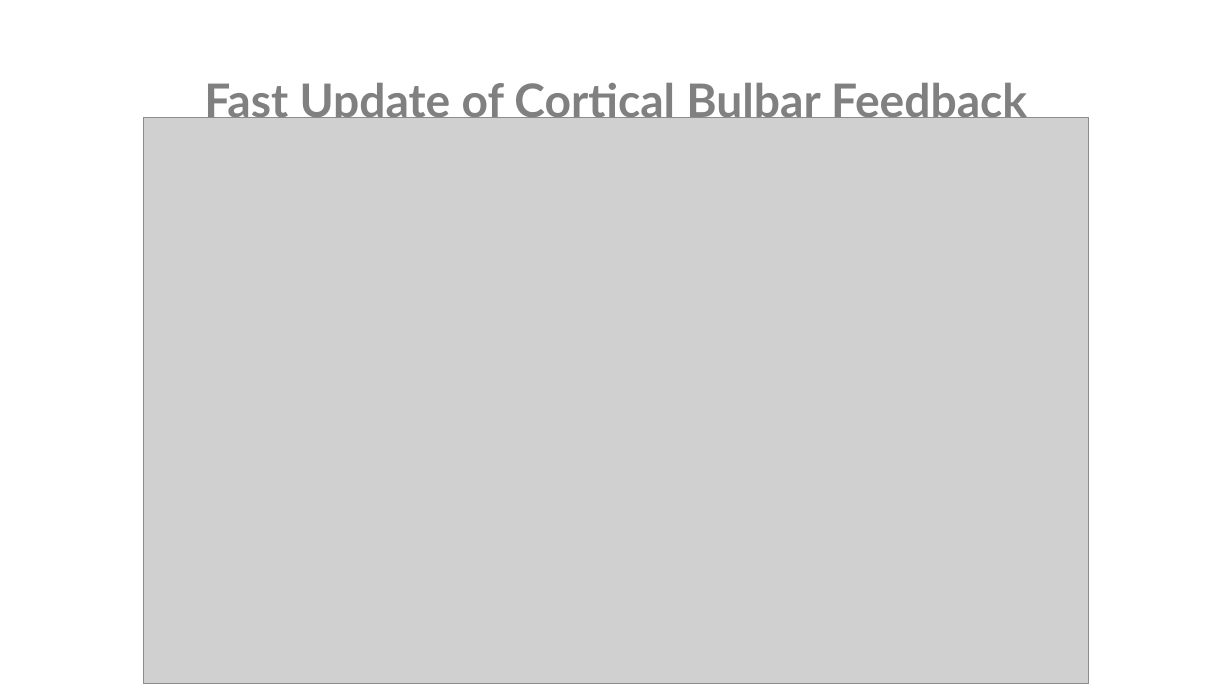
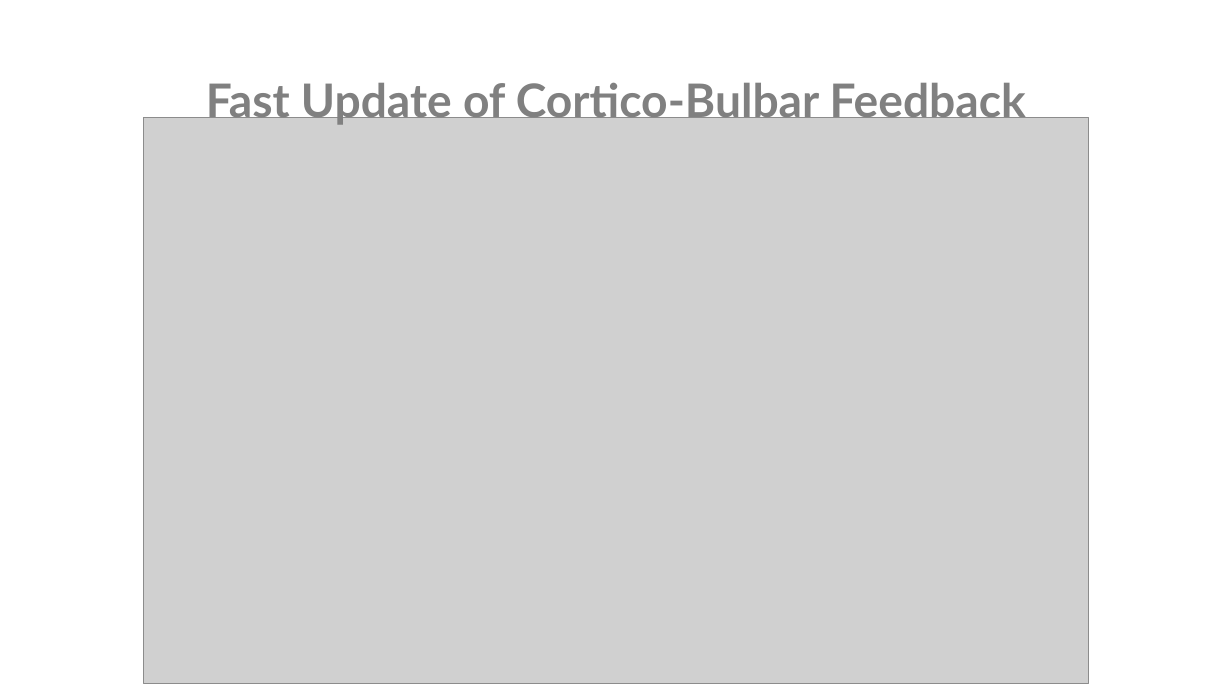
Before and after one commit to nghess/cnjc, a slide deck: slide 9 of multimodal_olfactory_feedback/hernandez_etal_2025.pptx (slide 8 before the commit). Drawn at 1232x693 pixels with LibreOffice and Linux fonts; fonts in the diff are those of the drawing; grey boxes stand for pictures. Boxes give left, top, right and bottom in pixels: in the first picture for what was removed or moved away, otherwise in the second. Text is boxed around its words. In the diff, an @@ line names an element or a change of style, - is before the commit and + after.

```diff
--- a/multimodal_olfactory_feedback/hernandez_etal_2025.pptx
+++ b/multimodal_olfactory_feedback/hernandez_etal_2025.pptx
@@ title at <box>206,82,1026,126</box>: text changed @@
-Fast Update of Cortical Bulbar Feedback
+Fast Update of Cortico-Bulbar Feedback
```
Also in this commit, not shown: 2 other slides changed, 11 slides added, 3 slides removed, 8 other files.
